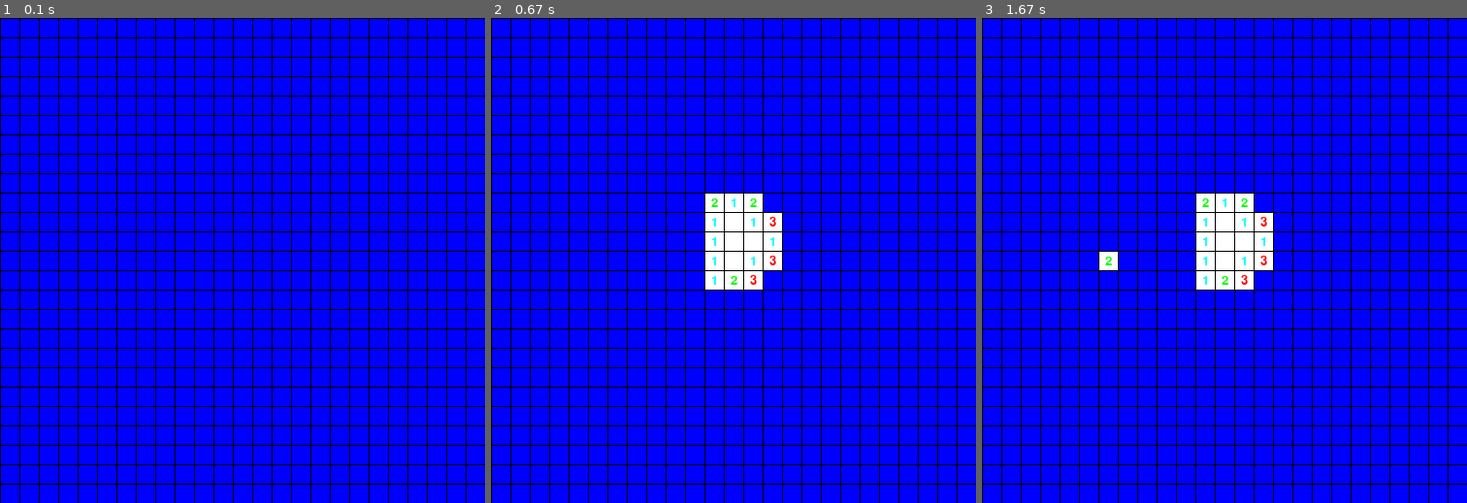
Above: before the commit, frames 1-3 (left to right).
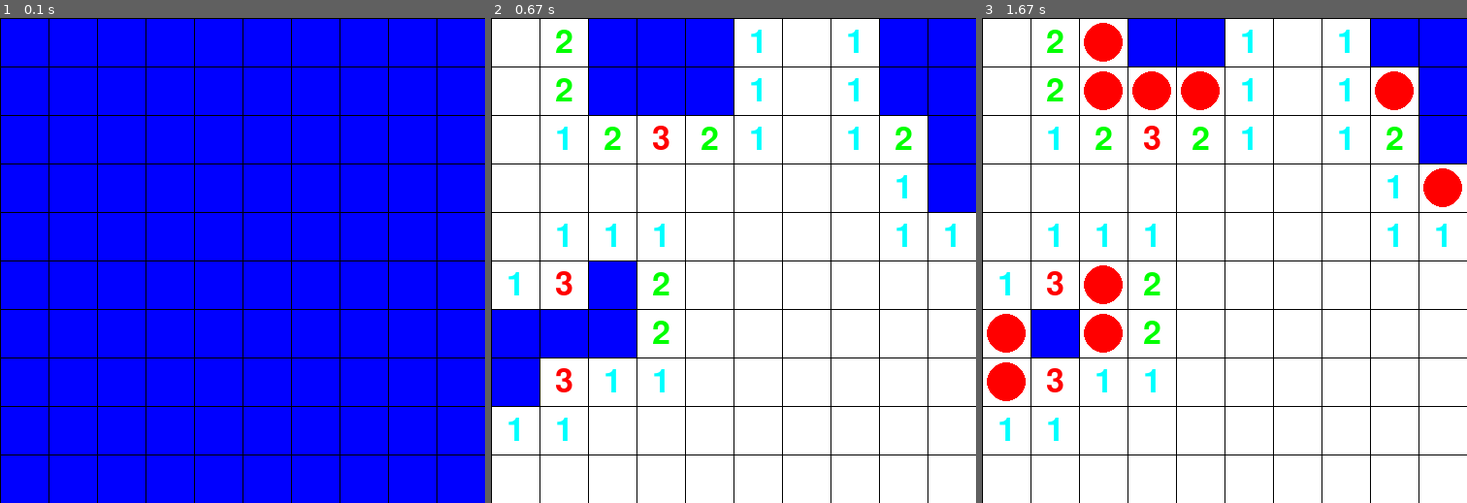
Above: after the commit, the same moments.

Repository: TKC002/pygame_practice
Game: pygame game, started from mine_sweeper.py
Two runs of this game, one before a commit and one after it. Both use one fixed random seed, a clock stepped at 60 frames per second and the inputs below.
Inputs (mouse positions are in pixels of both pictures, inside the frame that each line leads up to):
- Up to frame 1 (0.1 s): no input
- Up to frame 2 (0.67 s): click (733, 260) at 0.38 s
- Up to frame 3 (1.67 s): click (1108, 265) at 0.72 s

The runs differ from the first frame. In frame 1, 9.6% of the frame differs, in the area x 0-100%, y 0-100%; in frame 2, 81%; in frame 3, 89%.

Commit message:
win and lose

Diff:
--- a/mine_sweeper.py
+++ b/mine_sweeper.py
@@ -45,16 +45,22 @@
 
 screen_width = 500
 screen_height = 500
-square_size = 20
+square_size = 50
 sw = screen_width//square_size
 sh = screen_height//square_size
-bomb_num = 100
+bomb_num = 10
+
+opened_num = [0]
 
 def chain_open(squares, i, j):
     if squares[i][j].n != 0:
         squares[i][j].open()
+        # print('i,j = ', i,j)
+        opened_num[0] +=1
+        # print(opened_num[0])
     else:
         squares[i][j].open()
+        opened_num[0] +=1
         i_min = max(0, i-1)
         i_max = min(sh, i+2)
         j_min = max(0, j-1)
@@ -80,7 +86,7 @@
     for k in range(i_max, i_min, -1):
         for l in range(j_max, j_min, -1):
             ind = k*sw+l
-            print(indices.pop(ind))
+            indices.pop(ind)
     # print(indices)
     has_bombs = random.sample(indices, bomb_num)
     bomb_list = []
@@ -119,9 +125,13 @@
                     if squares[i][j].has_bomb:
                         for b in bomb_list:
                             squares[b[0]][b[1]].open()
+                        print('You Lose!')
                     else:
                         # squares[i][j].open()
                         chain_open(squares, i, j)
+                # print(opened_num[0])
+                        if opened_num[0] == sh*sw-bomb_num:
+                            print('You Win!')
             if event.button == 3:  # 右クリック
                 if squares[i][j].flag:
                     squares[i][j].flag = False
